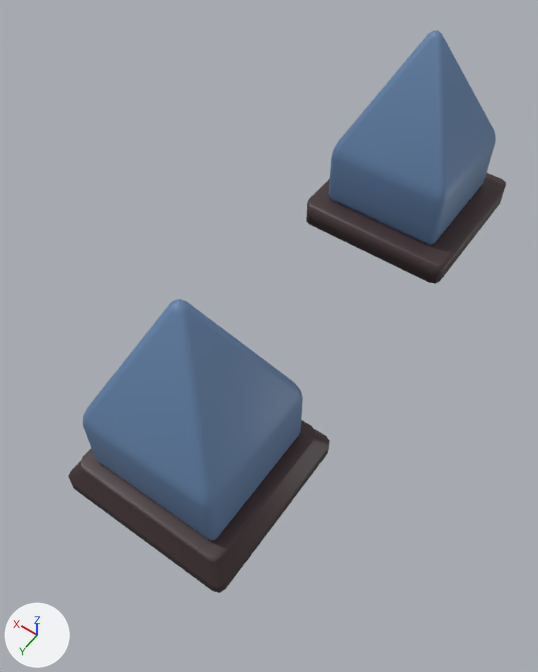
Two versions of the Blender file 3D/CristalVida.blend, one commit apart.
One viewpoint serves both versions: a camera (50 mm lens) standing at (-2.25, 2.16, 5.41) and looking at (0.0, -0.98, 0.48). Lighting does not change. The marker at lower left points along +X, +Y and +Z.

The first picture shows 'Cristal', 'Cristal.001', 'Cubo', 'base'.
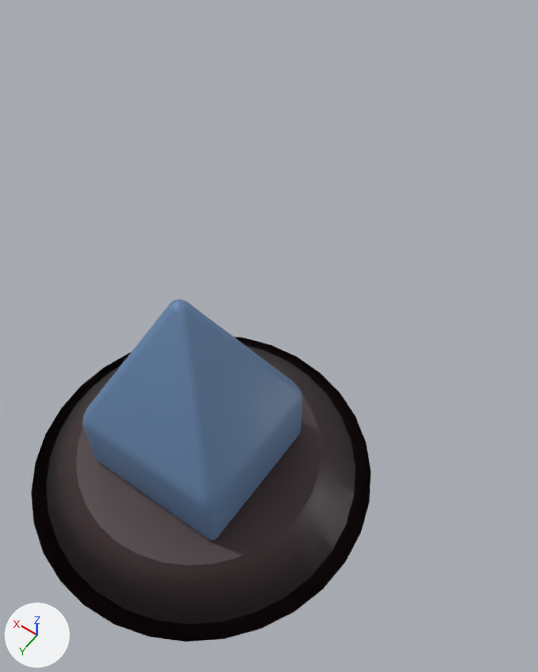
The newer file is also turned or shifted as a whole; pictures and numbers use the older file's frame.

Where the change shows, as pixel boxes [x1, y1, x2, y2] in the pictures (538 x 672 px):
'Cylinder', added
    after: [31, 337, 371, 642]
'Cristal.001', deleted
    before: [328, 30, 496, 245]
'base', deleted
    before: [68, 420, 330, 593]
'Cubo', deleted
    before: [306, 173, 506, 284]

Edits to the bpy script that builds the scene:
```text
Add me_cylinder_001:
    me_cylinder_001.from_pydata(...)  # 128 vertices, 98 faces; spans x -1.4..1.4, y -1.4..1.4, z -32.2..1.0
    me_cylinder_001.polygons.foreach_set('use_smooth', [True] * 98)
    me_cylinder_001.materials.append(mat_material_001)  # brown #413033
Remove ob_cubo:
    ob_cubo = bpy.data.objects.new('Cubo', me_cubo_001)
    ob_cubo.location = (0.08, -3.62, 0.0)
    ob_cubo.scale = (-0.795, 0.781, 0.14)
Remove ob_cristal_001:
    ob_cristal_001 = bpy.data.objects.new('Cristal.001', me_cube_001)
    ob_cristal_001.location = (0.1, -3.62, 1.25)
    ob_cristal_001.scale = (0.622, 0.603, 0.789)
Remove ob_base:
    ob_base = bpy.data.objects.new('base', me_cubo)
    ob_base.location = (0.0, 0.0, -0.02)
    ob_base.scale = (0.712, 0.698, 0.0463)
Add ob_cylinder:
    ob_cylinder = bpy.data.objects.new('Cylinder', me_cylinder_001)
    ob_cylinder.location = (0.0, 0.0, 0.01)
    ob_cylinder.scale = (1.0, 1.0, 0.0109)
```
